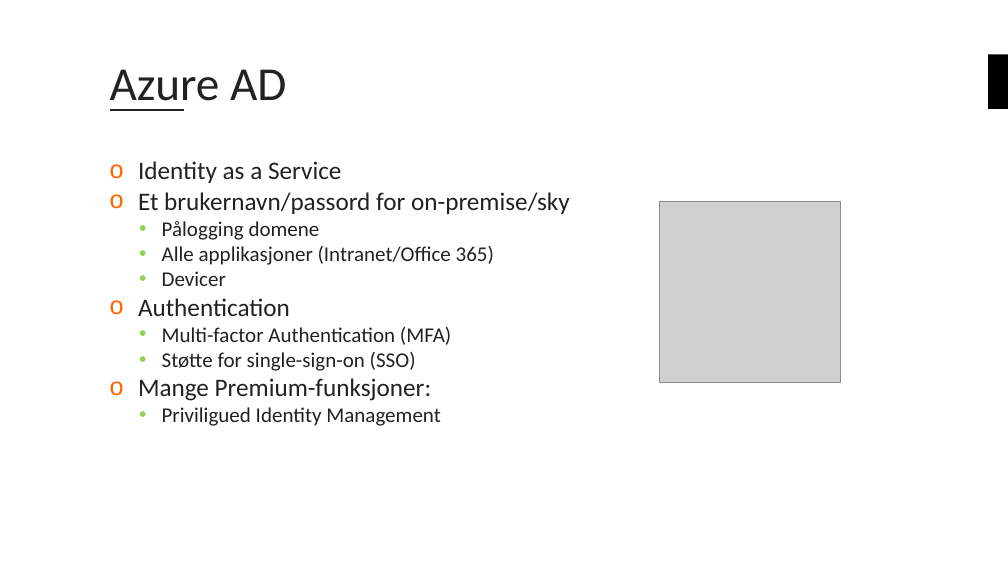
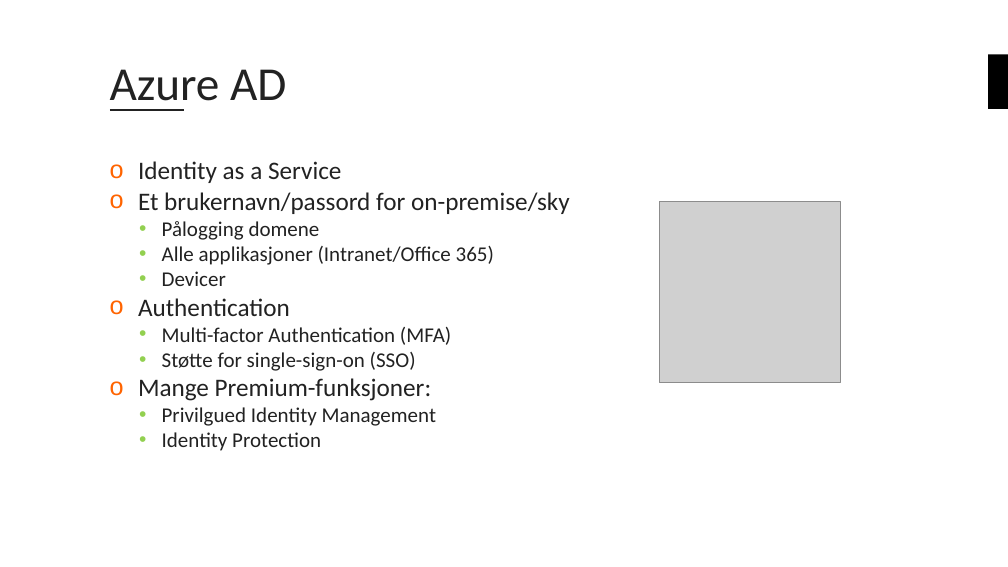
Before and after one commit to bouvet/azure-workshops, a slide deck: slide 11 of Workshop_3/Presentasjon/Azureskolen-Workshop#3.pptx. Drawn at 1008x567 pixels with LibreOffice and Linux fonts; fonts in the diff are those of the drawing; grey boxes stand for pictures; background and template pictures are left out. Boxes give left, top, right and bottom in pixels: in the first picture for what was removed or moved away, otherwise in the second. Text is boxed around its words. In the diff, an @@ line names an element or a change of style, - is before the commit and + after.

```diff
--- a/Workshop_3/Presentasjon/Azureskolen-Workshop#3.pptx
+++ b/Workshop_3/Presentasjon/Azureskolen-Workshop#3.pptx
@@ text at (x1=162, y1=407, x2=437, y2=451): text changed @@
-  • Priviligued Identity Management
+  • Privilgued Identity Management
+  • Identity Protection
```
Also in this commit, not shown: 4 other slides changed, 1 other file.
